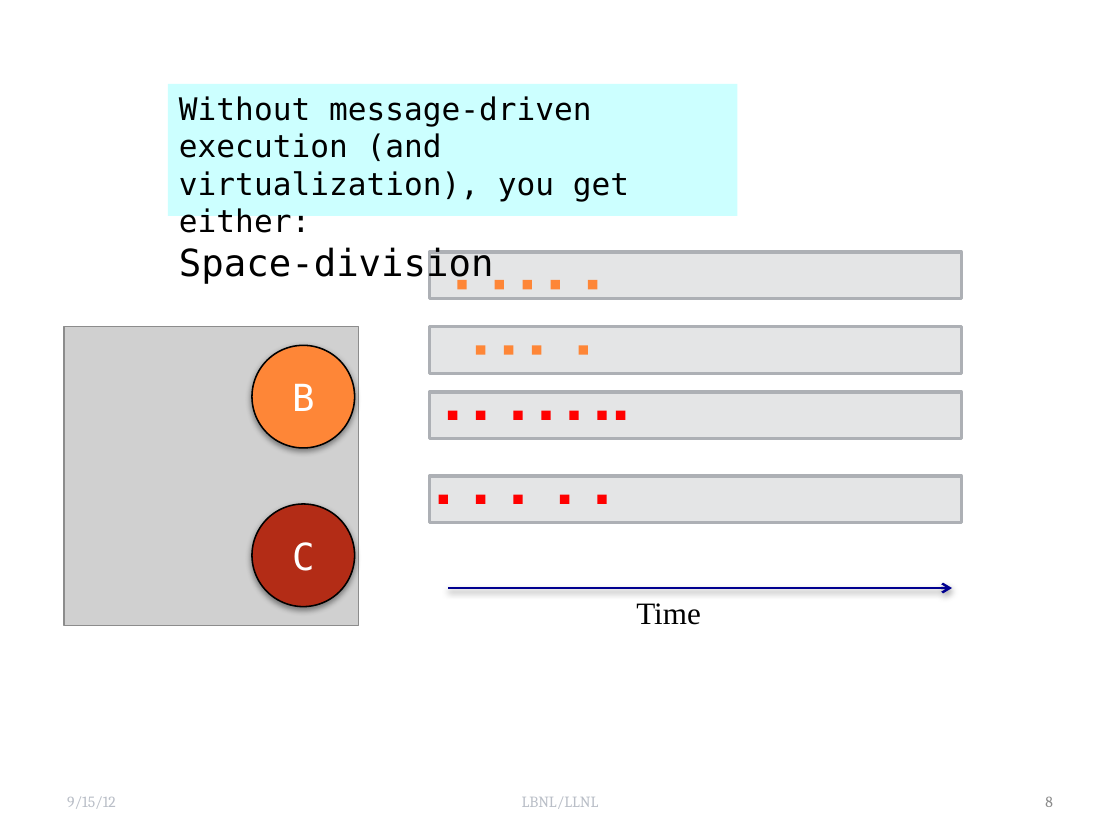
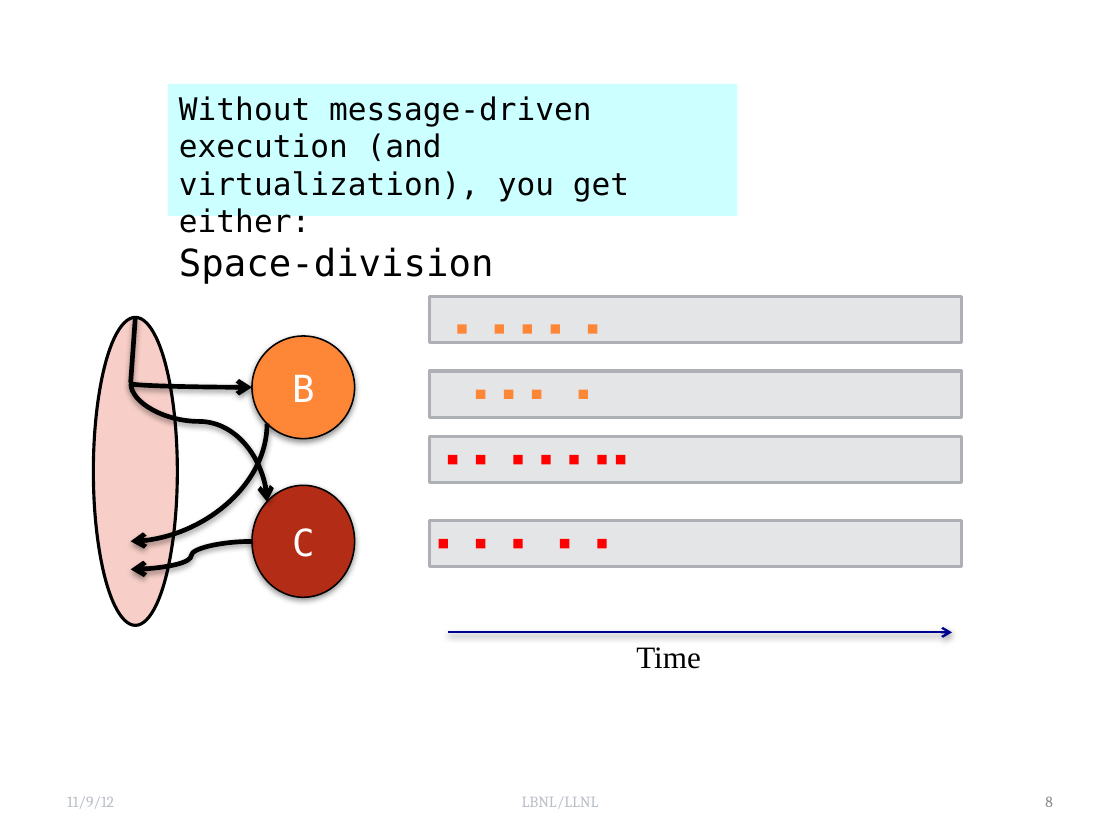
Before and after one commit to UIUC-PPL/charm_tutorial, a slide deck: slide 8 of executionModelandBenefits.pptx. Drawn at 1120x840 pixels with LibreOffice and Linux fonts; fonts in the diff are those of the drawing; grey boxes stand for pictures; background and template pictures are left out. Boxes give left, top, right and bottom in pixels: in the first picture for what was removed or moved away, otherwise in the second. Text is boxed around its words. In the diff, an @@ line names an element or a change of style, - is before the commit and + after.

```diff
--- a/executionModelandBenefits.pptx
+++ b/executionModelandBenefits.pptx
@@ picture removed at [64, 327, 358, 626] @@
@@ ellipse "B": place and size @@
-ellipse "B" at [252, 345, 355, 448]
+ellipse "B" at [252, 336, 355, 439]
@@ ellipse "C": place and size @@
-ellipse "C" at [252, 504, 355, 607]
+ellipse "C" at [252, 485, 355, 597]
@@ group added at [93, 317, 267, 625]: 4 curved arrows, 2 ellipses, 1 line @@
@@ 25 rectangles, 1 text, 1 arrow: place and size @@
-25 rectangles, 1 text, 1 arrow at [429, 252, 961, 625]
+25 rectangles, 1 text, 1 arrow at [429, 297, 961, 669]
@@ text at [67, 796, 114, 808]: text changed @@
-9/15/12
+11/9/12
```
Also in this commit, not shown: 14 other slides changed, 1 slide added, 18 other files.
